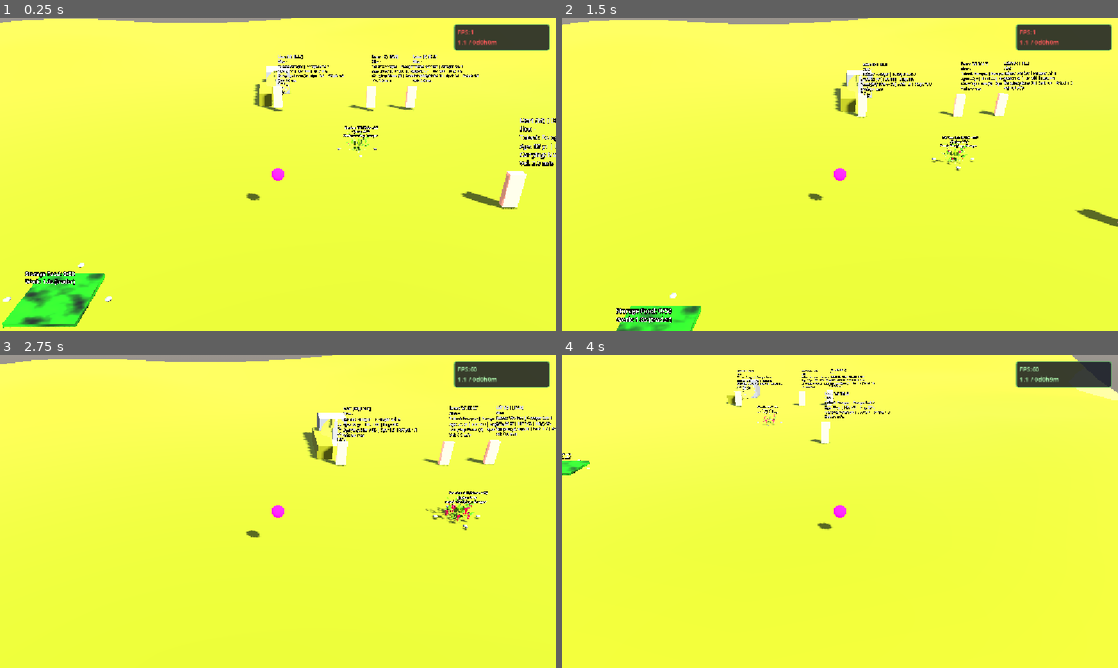
Above: before the commit, frames 1-4 (two rows, left to right).
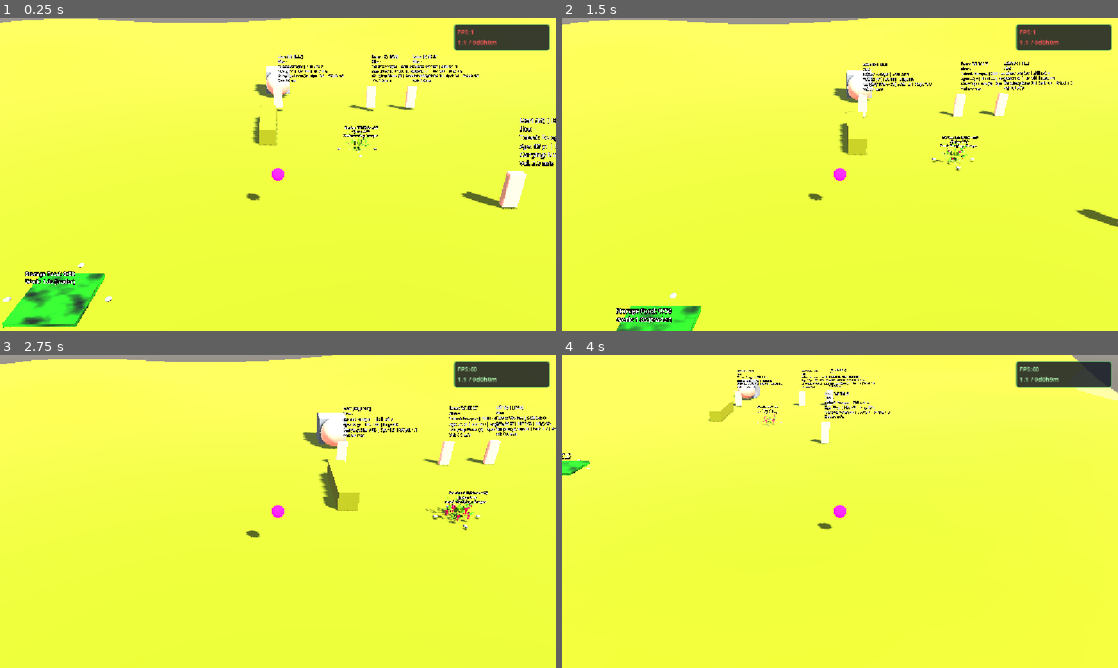
Above: after the commit, the same moments.

Repository: snowydad/Tribe
Game: Godot game, scene res://src/main/main.tscn
The game is run twice, just before and just after one commit, with the same random seed, the same clock (stepped at 60 frames per second) and the same inputs. The project has no main scene, so this scene is started directly.
Inputs (mouse positions are in pixels of both pictures, inside the frame that each line leads up to):
- Up to frame 1 (0.25 s): no input
- Up to frame 2 (1.5 s): tap Enter at 0.5 s; move the mouse to (962, 158) at 0.52 s; tap 0 at 0.6 s; click (962, 158) at 0.67 s; tap Space at 1.25 s; drag from (728, 190) to (812, 237) at 1.27 s
- Up to frame 3 (2.75 s): tap Enter at 2 s; move the mouse to (333, 442) at 2.02 s; tap 2 at 2.1 s; click (333, 442) at 2.17 s
- Up to frame 4 (4 s): tap Space at 2.75 s; drag from (812, 574) to (673, 464) at 2.77 s; move the mouse to (1006, 558) at 3.52 s; tap 4 at 3.6 s; click (1006, 558) at 3.67 s

The runs differ from the first frame. In frame 1, 0.7% of the frame differs, in the area x 45-84%, y 15-41%; in frame 2, 0.9%; in frame 3, 1.2%, in the area x 55-100%, y 19-50%; in frame 4, 0.4%.

Commit message:
Char refactoring

Diff:
--- a/src/characters/CharacterDecision.gd
+++ b/src/characters/CharacterDecision.gd
@@ -1,5 +1,6 @@
 # ==============================================================================
 # ФАЙЛ: src/characters/CharacterDecision.gd
+# ОБНОВЛЕНО: 2026-10-06 — edible без hardcode berry
 # ОБНОВЛЕНО: 2026-10-04 15:11 CEST — edible via items.ini
 # НАЗНАЧЕНИЕ: Решения что делать (есть / сдать / собирать / ждать).
 #            Не двигает персонажа сам — зовёт host.start_* / host.move_*.
@@ -44,10 +45,12 @@
 		return false
 	var d = _data()
 	var item := str(d.carried_item)
+	# edible только items.ini / ConfigLoader — не hardcode berry
 	if ConfigLoader and ConfigLoader.has_method("is_item_edible"):
 		return bool(ConfigLoader.is_item_edible(item, false))
-	var low := item.strip_edges().to_lower()
-	return low in ["berry", "berries", "banana", "bananas", "fruit", "food", "mushroom", "fish"] or low.is_empty()
+	if ConfigLoader and ConfigLoader.has_method("get_item_nutrition"):
+		return float(ConfigLoader.get_item_nutrition(item, 0.0)) > 0.0
+	return false
 
 
 
--- a/src/characters/character.gd
+++ b/src/characters/character.gd
@@ -1,6 +1,6 @@
 # ==============================================================================
 # ФАЙЛ: src/characters/Character.gd
-# ОБНОВЛЕНО: 2026-10-06 — deposit через WorkSite.do_work; find storage → StorageSite
+# ОБНОВЛЕНО: 2026-10-06 — harvest generic WorkSite; berries только в berries.gd
 # НАЗНАЧЕНИЕ: Контроллер персонажа с зафиксированным инпутом, считыванием .ini
 #            (move_speed, work_speed), поддержкой RVO2 Avoidance для обхода
 #            NavigationObstacle3D, спуском по дуге при Context Drop,
@@ -38,7 +38,7 @@
 var is_selected: bool = false
 var is_being_dragged: bool = false
 
-var target_harvest: Node3D = null  # любой harvest WorkSite (ягоды, бананы, …)
+var target_harvest: Node3D = null  # WorkSite category harvest (не berries-специфика)
 var target_storage: Node3D = null
 var target_obstacle: Node3D = null
 
@@ -511,7 +511,7 @@
 		return
 
 	var required_time: float = WorkSite.get_time(target_harvest, default_gather_time)
-	var skill_key: String = WorkSite.get_skill(target_harvest, "forager")
+	var skill_key: String = WorkSite.get_skill(target_harvest, "worker")
 	var current_work_speed: float = work_speed
 	if data and data.has_method("get_effective_work_speed"):
 		current_work_speed = data.get_effective_work_speed(skill_key)
@@ -586,7 +586,7 @@
 		return
 
 	var required_time: float = WorkSite.get_time(target_storage, default_deposit_time)
-	var skill_key: String = WorkSite.get_skill(target_storage, "trader")
+	var skill_key: String = WorkSite.get_skill(target_storage, "worker")
 	var current_work_speed: float = work_speed
 	if data and data.has_method("get_effective_work_speed"):
 		current_work_speed = data.get_effective_work_speed(skill_key)
@@ -773,11 +773,6 @@
 			_go_to_site_wp(site)
 
 
-## @deprecated имя; используй start_harvesting
-func start_gathering_at_berries(site: Node3D) -> void:
-	start_harvesting(site)
-
-
 func start_harvesting(site: Node3D) -> void:
 	_release_all_work_points()
 	is_being_dragged = false
@@ -927,9 +922,11 @@
 		state_str = "UNLOADING"
 
 	var talent_str = data.talent.capitalize() if "talent" in data else "None"
-	var forager_lvl = 0
-	if "skills" in data and data.skills.has("forager"):
-		forager_lvl = data.skills["forager"].get("level", 0)
+	var skill_lvl = 0
+	if "skills" in data and target_harvest and is_instance_valid(target_harvest):
+		var sk = WorkSite.get_skill(target_harvest, "")
+		if sk != "" and data.skills.has(sk):
+			skill_lvl = data.skills[sk].get("level", 0)
 
 	var site_hint := "-"
 	if target_harvest and is_instance_valid(target_harvest):
@@ -939,7 +936,7 @@
 
 	var text_info = "%s (%s) [%s]%s\n" % [data.character_name, gender_str, state_str, " *SEL*" if is_selected else ""]
 	text_info += "Site: %s\n" % site_hint
-	text_info += "Talent: %s | Forager Lvl: %d\n" % [talent_str, forager_lvl]
+	text_info += "Talent: %s | Skill Lvl: %d\n" % [talent_str, skill_lvl]
 	text_info += "Age: %d yr | HP: %.0f | Hng: %.0f%%\n" % [data.age, data.health, data.hunger]
 	text_info += "Carrying: %s (%d) | Spd: %.1f | WSpd: %.1f\n" % [
 		data.carried_item if data.carried_item != "" else "None",
--- a/src/core/WorkSite.gd
+++ b/src/core/WorkSite.gd
@@ -74,8 +74,6 @@
 			return "build"
 		_:
 			# эвристики по старым API
-			if node and node.has_method("harvest_berry"):
-				return "harvest"
 			if node and (node.has_method("deposit_food") or node.is_in_group("storage")):
 				return "deposit"
 			if node and (node.has_method("clear_obstacle") or node.is_in_group("obstacle")):
--- a/src/environment/berries.gd
+++ b/src/environment/berries.gd
@@ -1,8 +1,10 @@
 # ==============================================================================
+# ОБНОВЛЕНО: 2026-10-06 — class_name BerriesSite; berry-логика только здесь
 # berries.gd — куст ягод как WorkSite (данные из berries.ini)
 # ОБНОВЛЕНО: 2026-10-04 21:22 CEST — life_cycles_max: после N полных сборов куст отмирает
 # ==============================================================================
 extends Node3D
+class_name BerriesSite
 
 @export_group("Crop Settings")
 @export var max_berries: int = 5
--- a/src/environment/berries.tscn
+++ b/src/environment/berries.tscn
@@ -73,7 +73,7 @@
 
 [sub_resource type="AnimationNodeStateMachineTransition" id="AnimationNodeStateMachineTransition_thn1r"]
 advance_mode = 2
-advance_expression = "life_cycles_count == 5"
+advance_expression = "life_cycles_count == life_cycles_max"
 
 [sub_resource type="AnimationNodeStateMachine" id="AnimationNodeStateMachine_k2qrw"]
 allow_transition_to_self = true
@@ -129,17 +129,35 @@
 
 [node name="berries" parent="." unique_id=359153156 instance=ExtResource("2_jpmde")]
 
+[node name="Berry_b_001" parent="berries/Armature/Skeleton3D" parent_id_path=PackedInt32Array(359153156, 441932580) index="0" unique_id=842171067]
+transform = Transform3D(-0.99999976, -0.00034041057, 2.6015186e-08, 0.0003404103, -0.9999997, -3.10473e-08, -9.250289e-08, -3.107702e-08, 0.99999976, 0.4727127, 0.808902, 2.0987122e-07)
+
 [node name="Berry_b_008" parent="berries/Armature/Skeleton3D" parent_id_path=PackedInt32Array(359153156, 441932580) index="1" unique_id=1127719655]
-transform = Transform3D(0.7863831, 7.916242e-09, 0.61773866, -1.3969839e-08, -0.99999964, 3.0733645e-08, 0.6177387, -3.2316798e-08, -0.7863831, 0.40184766, 0.47278857, -0.26709595)
+transform = Transform3D(0.78638315, -0.0003416296, 0.61773884, -0.0002686706, -0.9999996, -0.00021101363, 0.6177387, -3.072215e-08, -0.7863831, 0.39762336, 0.4746896, -0.26709586)
 
 [node name="Berry_b_003" parent="berries/Armature/Skeleton3D" parent_id_path=PackedInt32Array(359153156, 441932580) index="2" unique_id=1659760714]
-transform = Transform3D(0.3871181, -2.0023435e-08, 0.92203003, -3.7718564e-08, -0.9999998, -6.519258e-09, 0.9220299, -3.220093e-08, -0.3871182, 0.16953994, 0.806972, -0.434201)
+transform = Transform3D(0.3871181, -0.00034165912, 0.92203, -0.00013229132, -0.9999998, -0.00031500764, 0.9220299, -3.139577e-08, -0.3871181, 0.16373739, 0.8077706, -0.43420094)
+
+[node name="Berry_b_009" parent="berries/Armature/Skeleton3D" parent_id_path=PackedInt32Array(359153156, 441932580) index="3" unique_id=639056318]
+transform = Transform3D(0.44834954, -0.00034032797, -0.8938581, -0.00015255799, -1, 0.00030421856, -0.89385813, -3.1082728e-08, -0.44834957, -0.15219119, 0.45857435, -0.44727576)
 
 [node name="Berry_b_004" parent="berries/Armature/Skeleton3D" parent_id_path=PackedInt32Array(359153156, 441932580) index="4" unique_id=1471418389]
-transform = Transform3D(0.70027876, -1.9557774e-08, -0.71386915, 7.916242e-09, -0.9999996, 3.655441e-08, -0.7138691, -3.1269593e-08, -0.70027876, -0.34981287, 0.78703666, -0.2537058)
+transform = Transform3D(0.70027876, -0.0003416599, -0.7138693, -0.00023923471, -0.9999998, 0.0002439222, -0.7138693, -3.12248e-08, -0.70027876, -0.3555154, 0.7853786, -0.25370574)
+
+[node name="Berry_b_005" parent="berries/Armature/Skeleton3D" parent_id_path=PackedInt32Array(359153156, 441932580) index="5" unique_id=208156949]
+transform = Transform3D(-0.96536076, -0.00034171526, -0.26091743, 0.00032988642, -0.99999946, 8.912986e-05, -0.2609174, -3.0658345e-08, 0.9653608, -0.5138302, 0.46972197, -0.0025239878)
+
+[node name="Berry_b" parent="berries/Armature/Skeleton3D" parent_id_path=PackedInt32Array(359153156, 441932580) index="6" unique_id=569618932]
+transform = Transform3D(-0.9292997, -0.00034165807, -0.3693257, 0.00031751423, -0.9999998, 0.00012615367, -0.36932573, -3.159584e-08, 0.9292997, -0.36335564, 0.765674, 0.24228035)
+
+[node name="Berry_b_006" parent="berries/Armature/Skeleton3D" parent_id_path=PackedInt32Array(359153156, 441932580) index="7" unique_id=44734592]
+transform = Transform3D(-0.06298503, -0.00034167297, 0.99801403, 2.1489177e-05, -0.9999996, -0.00034099625, 0.9980143, -3.1170913e-08, 0.062985025, -0.16154489, 0.4471823, 0.44340548)
 
 [node name="Berry_b_002" parent="berries/Armature/Skeleton3D" parent_id_path=PackedInt32Array(359153156, 441932580) index="8" unique_id=834870284]
-transform = Transform3D(0.01921882, -6.984919e-08, 0.99981517, -3.3614924e-08, -0.9999998, -6.984919e-08, 0.9998151, -3.2074553e-08, -0.019218821, 0.13847834, 0.7879397, 0.43678552)
+transform = Transform3D(0.01921882, -0.0003381616, 0.99981517, -6.530221e-06, -0.9999997, -0.00033809833, 0.99981505, -3.1173027e-08, -0.01921882, 0.1327661, 0.7885913, 0.4367856)
+
+[node name="Berry_b_007" parent="berries/Armature/Skeleton3D" parent_id_path=PackedInt32Array(359153156, 441932580) index="9" unique_id=402701270]
+transform = Transform3D(0.99050397, -0.00034036982, -0.1374827, -0.00033713336, -0.99999994, 4.682417e-05, -0.13748272, -2.9541004e-08, -0.9905039, 0.38399398, 0.46126276, 0.30946288)
 
 [node name="AnimationTree" type="AnimationTree" parent="berries" unique_id=705346421]
 tree_root = SubResource("AnimationNodeStateMachine_k2qrw")
--- a/src/environment/storage.tscn
+++ b/src/environment/storage.tscn
@@ -75,4 +75,4 @@
 alpha_cut = 1
 
 [node name="NavigationObstacle3D" type="NavigationObstacle3D" parent="." unique_id=1024809809]
-radius = 0.4
+radius = 0.8
--- a/src/main/main.tscn
+++ b/src/main/main.tscn
@@ -7,7 +7,7 @@
 [ext_resource type="Script" uid="uid://d28827n4sjcwa" path="res://src/main/camera_3d.gd" id="3_djufw"]
 [ext_resource type="Material" uid="uid://ci6tdoqvoe6o0" path="res://assets/materials/M_CameraTarget.tres" id="5_jqarl"]
 [ext_resource type="Material" uid="uid://ck5o04nlff80n" path="res://assets/models/M_Ground.tres" id="7_30cu5"]
-[ext_resource type="Shader" uid="uid://bu1tyg0c4a10" path="res://src/main/mist.gdshader" id="7_w0wra"]
+[ext_resource type="Material" uid="uid://d10jepq2kf0id" path="res://assets/materials/test.tres" id="7_w0wra"]
 [ext_resource type="PackedScene" uid="uid://24t67vidpa66" path="res://src/environment/storage.tscn" id="8_frqgp"]
 [ext_resource type="PackedScene" uid="uid://cxbpv8trxi8g7" path="res://src/environment/berries.tscn" id="9_2nke2"]
 [ext_resource type="PackedScene" uid="uid://dmn7620t3d78t" path="res://src/environment/dev_obstacle.tscn" id="10_km7bn"]
@@ -30,12 +30,6 @@
 [sub_resource type="SphereMesh" id="SphereMesh_csncc"]
 radius = 0.25
 height = 0.5
-
-[sub_resource type="ShaderMaterial" id="ShaderMaterial_j07er"]
-render_priority = 0
-shader = ExtResource("7_w0wra")
-shader_parameter/blur_amount = 5.0
-shader_parameter/distortion = 0.10000000149012
 
 [sub_resource type="CylinderMesh" id="CylinderMesh_j07er"]
 top_radius = 8.0
@@ -99,7 +93,7 @@
 
 [node name="DevSphere" type="CSGSphere3D" parent="." unique_id=714643722]
 transform = Transform3D(1, 0, 0, 0, 1, 0, 0, 0, 1, 0.008948088, 2.3462727, 5.460557)
-material_override = SubResource("ShaderMaterial_j07er")
+material_override = ExtResource("7_w0wra")
 radius = 1.0
 
 [node name="Island" type="MeshInstance3D" parent="." unique_id=1500141399]
@@ -119,7 +113,7 @@
 transform = Transform3D(1, 2.4796464e-08, 0, 9.022187e-09, 1.0000001, 2.3283064e-09, 1.4901161e-08, 1.0244548e-08, 1.0000001, 4.39073, 1.3461447, 16.559986)
 
 [node name="DevObstacle" parent="." unique_id=1725071813 instance=ExtResource("10_km7bn")]
-transform = Transform3D(1, 0, 0, 0, 1, 0, 0, 0, 1, -0.93157995, 1.259217, 5.9670477)
+transform = Transform3D(1, 0, 0, 0, 1, 0, 0, 0, 1, -0.6014705, 1.259217, 13.374958)
 
 [node name="UI" type="CanvasLayer" parent="." unique_id=1004832540]
 layer = 20
